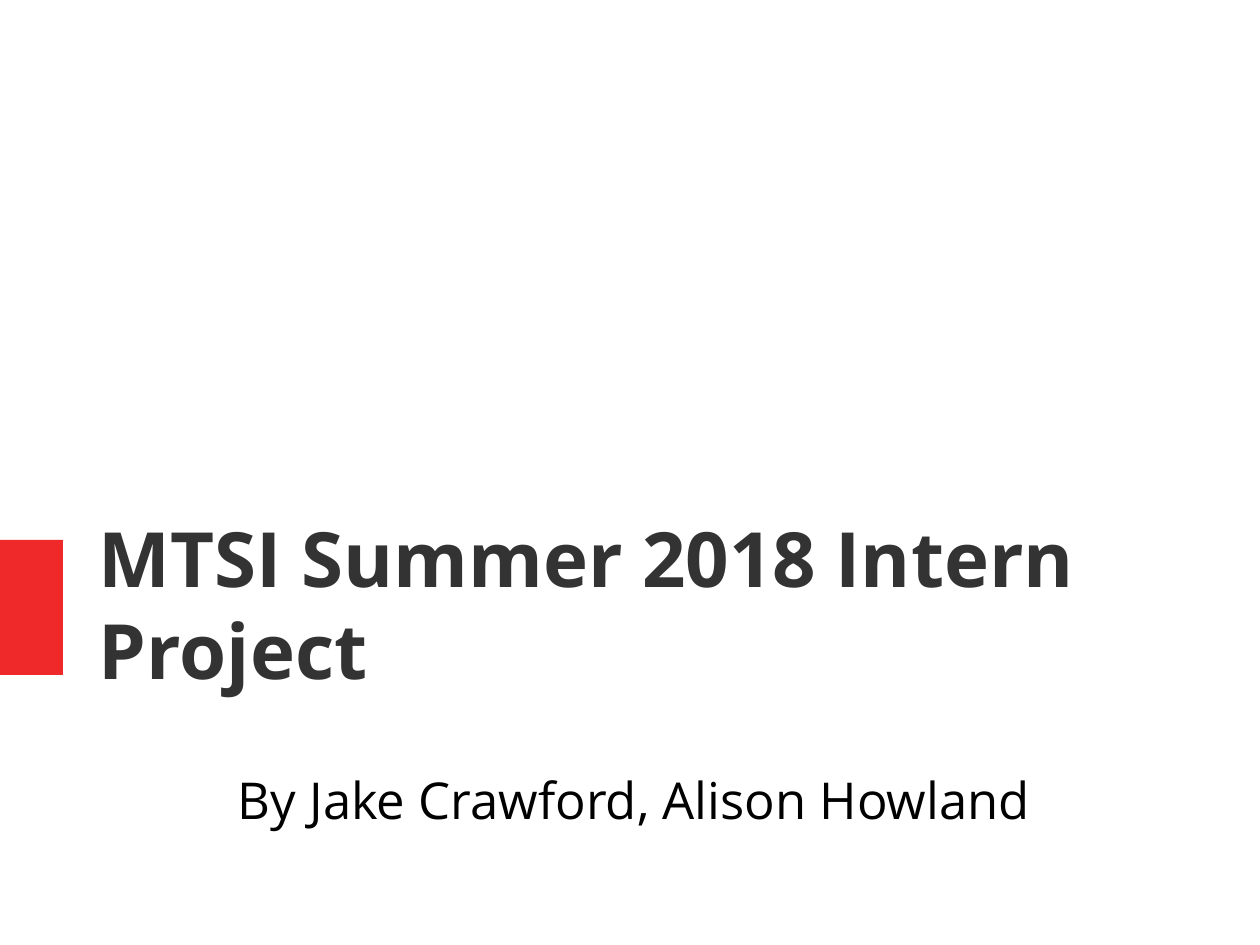
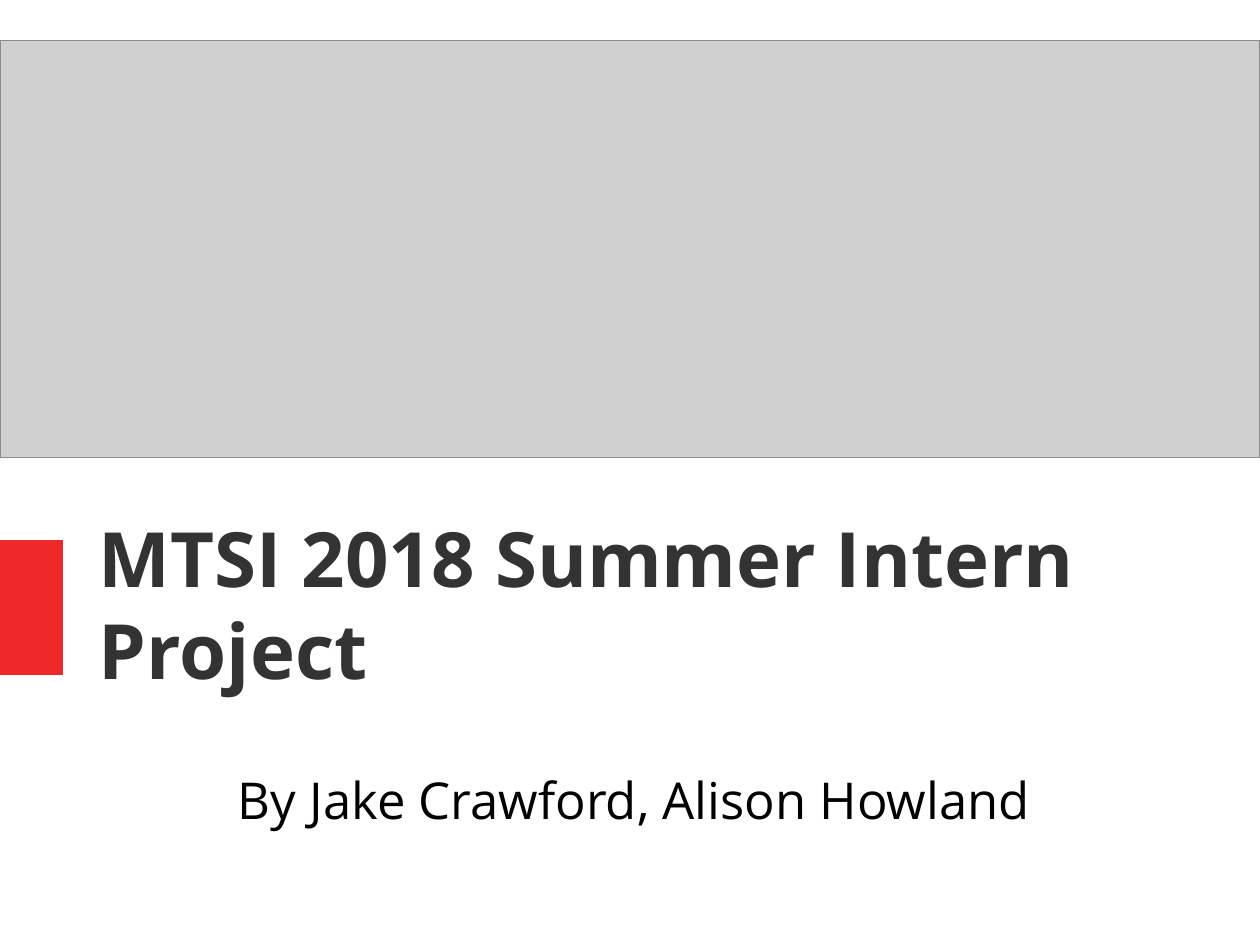
Before and after one commit to alisonhowland/twitter-geotag-analytics, a slide deck: slide 1 of presentation/presentation_powerpoint.pptx. Drawn at 1260x945 pixels with LibreOffice and Linux fonts; fonts in the diff are those of the drawing; grey boxes stand for pictures. Boxes give left, top, right and bottom in pixels: in the first picture for what was removed or moved away, otherwise in the second. Text is boxed around its words. In the diff, an @@ line names an element or a change of style, - is before the commit and + after.

```diff
--- a/presentation/presentation_powerpoint.pptx
+++ b/presentation/presentation_powerpoint.pptx
@@ picture added at (x1=0, y1=41, x2=1260, y2=457) @@
@@ text at (x1=99, y1=531, x2=1074, y2=698): text changed @@
-MTSI Summer 2018 Intern Project
+MTSI 2018 Summer Intern Project
```
Also in this commit, not shown: 3 slides added, 1 slide removed, 1 other file.
